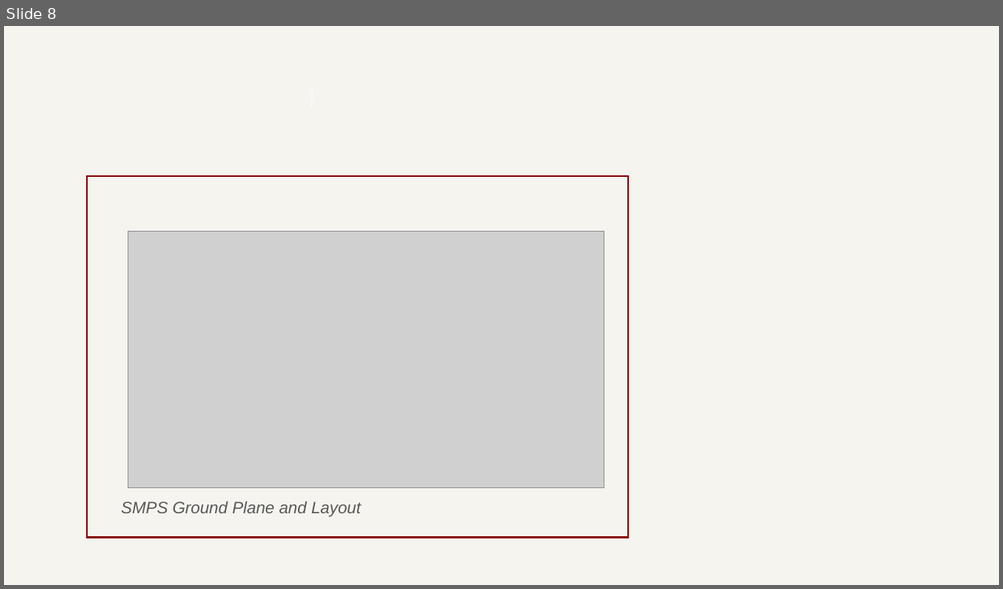
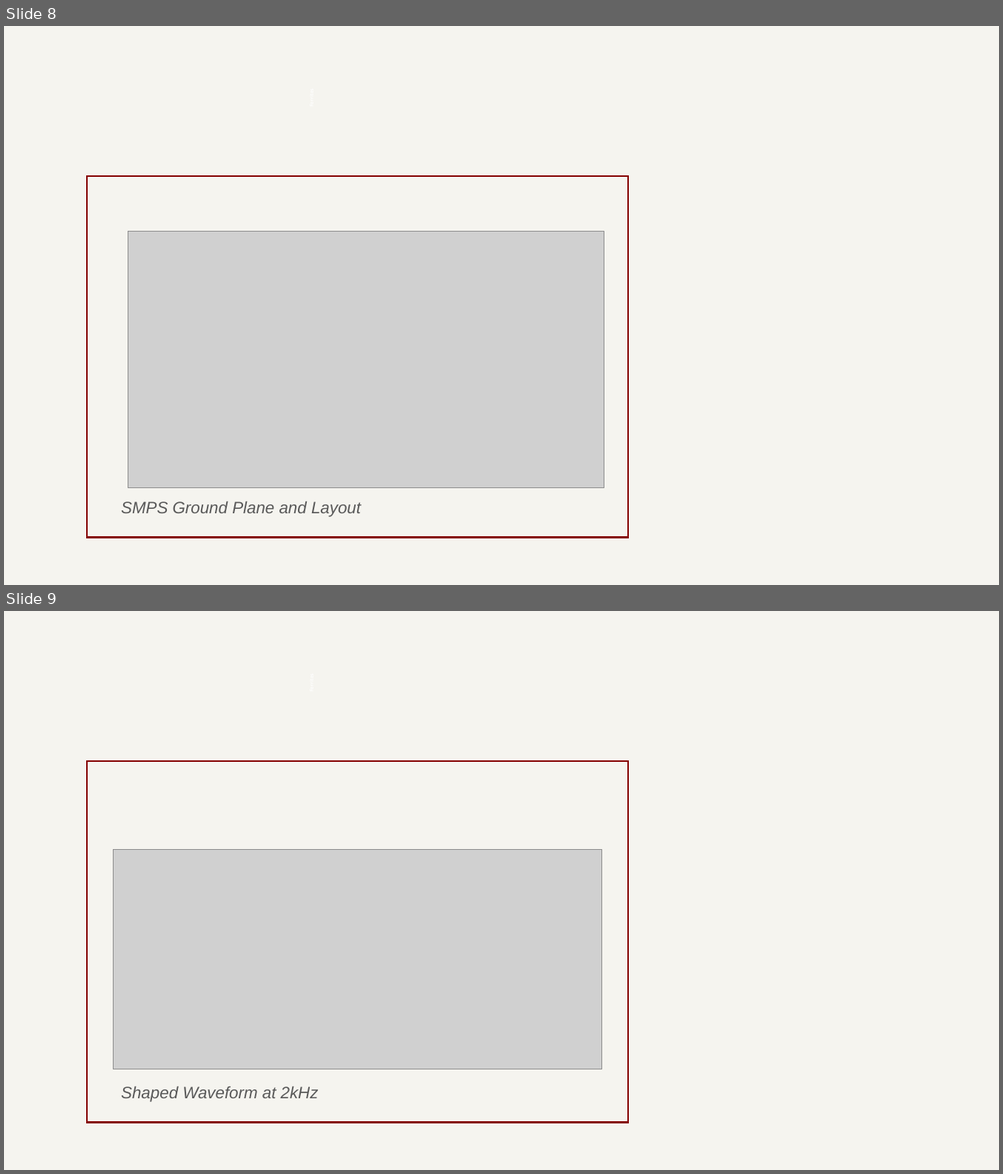
Before and after one commit to SCADYS-IO/docs.scadys.io, a slide deck: .assets/diagrams.pptx. Shown one above the other, each under a label of ours: slide 8 before the commit, slides 8 and 9 after it. The pictures are 1003x589 and 1003x1174 pixels, drawn with LibreOffice and Linux fonts; fonts in the diff are those of the drawing; grey boxes stand for pictures. Boxes give left, top, right and bottom in pixels: in the first picture for what was removed or moved away, otherwise in the second. Text is boxed around its words. In the diff, an @@ line names an element or a change of style, - is before the commit and + after.

```diff
--- a/.assets/diagrams.pptx
+++ b/.assets/diagrams.pptx
@@ slide 9 added at (4, 611, 999, 1170), background #F5F4EF @@
@@ rectangle added at (87, 762, 627, 1123), fill #F5F4EF, outline #840000 1.5 pt @@
@@ picture added at (113, 850, 603, 1070) @@
@@ title added at (121, 1087, 318, 1102), 16 pt, text #595959, italic @@
+Shaped Waveform at 2kHz
```
Also in this commit, not shown: 12 other files.
